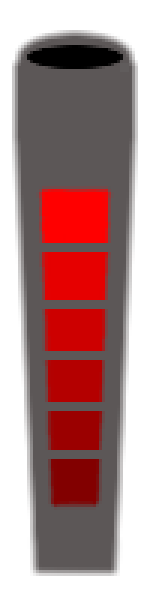
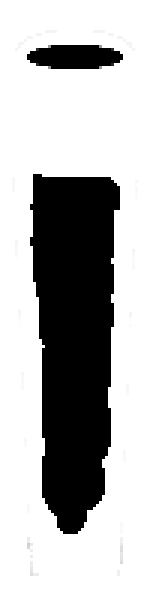
Layers edited between the first and the second w=150, h=600 image:
hid "Top", painted on it over left=18, top=51, right=126, bottom=564
hid "Heat 6" over left=30, top=177, right=120, bottom=510
hid "Heat 5" over left=30, top=207, right=117, bottom=510
hid "Heat 4" over left=33, top=180, right=117, bottom=510
hid "Heat 3" over left=33, top=207, right=117, bottom=510
hid "Heat 2" over left=30, top=207, right=117, bottom=510
hid "Heat 1" over left=30, top=177, right=117, bottom=510
painted on "Bottom" over left=12, top=30, right=138, bottom=576
